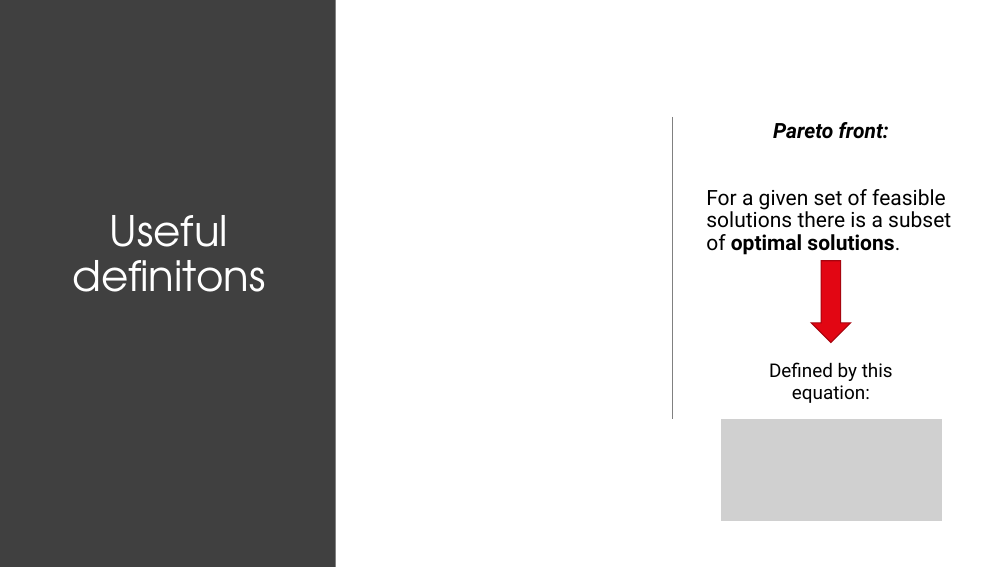
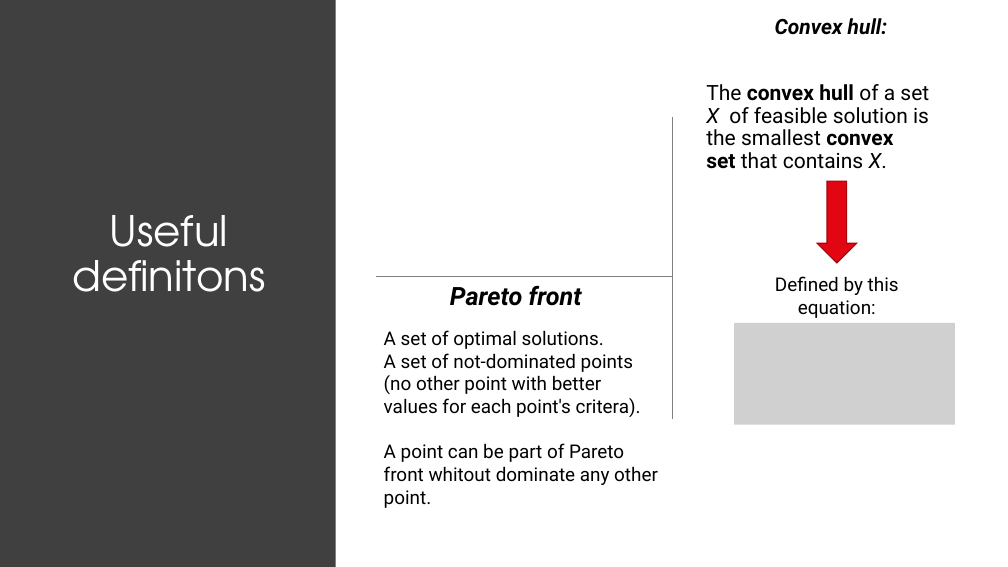
Before and after one commit to AndreaRoss96/MulticriteriaShortestPathsProblem, a slide deck: slide 16 of notes/Bicriteria Paths Problem.pptx. Drawn at 1008x567 pixels with LibreOffice and Linux fonts; fonts in the diff are those of the drawing; grey boxes stand for pictures. Boxes give left, top, right and bottom in pixels: in the first picture for what was removed or moved away, otherwise in the second. Text is boxed around its words. In the diff, an @@ line names an element or a change of style, - is before the commit and + after.

```diff
--- a/notes/Bicriteria Paths Problem.pptx
+++ b/notes/Bicriteria Paths Problem.pptx
@@ text at [706,18,929,169]: text changed @@
-Pareto front:
-For a given set of feasible solutions there is a subset of optimal solutions.
+Convex hull:
+The convex hull of a set X of feasible solution is the smallest convex set that contains X.
@@ down arrow: place and size @@
-down arrow at [811,261,851,343]
+down arrow at [817,181,857,263]
@@ text "Defined by this equation:": place and size @@
-text "Defined by this equation:" at [769,362,893,403]
+text "Defined by this equation:" at [775,276,899,318]
@@ line added from (376, 277) to (672, 277), #808080 0.5 pt @@
@@ text added at [450,285,582,306], 24 pt, text #000000, bold, italic @@
+Pareto front
@@ picture added at [734,323,955,425] @@
@@ text added at [384,330,658,485], 18 pt, text #000000 @@
+A set of optimal solutions.
+A set of not-dominated points (no other point with better values for each point's critera).
+A point can be part of Pareto front whitout dominate any other point.
@@ picture removed at [721,419,942,521] @@
```
Also in this commit, not shown: 1 other slide changed, 8 other files.
